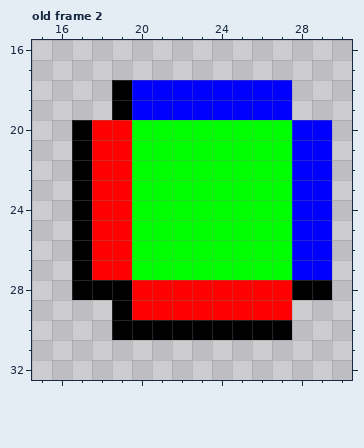
Edited in one commit: pixel-art file (public/assets/graphics/snek-apple.ase). This is how it looked before the edit.
48x48 pixels, 2 frames. Shown: old frame 2: x 15..30, y 16..32. The commit also changed other frames, which this record leaves out.
Once edited:
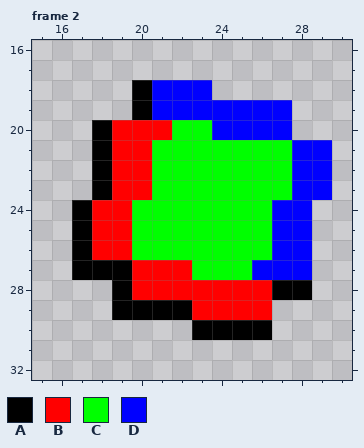
Palette (. is transparent): A #000000  B #ff0000  C #00ff00  D #0000ff
A new or re-ordered frame is compared with the old frame closest to it.
Difference:
frames 2 -> 12
layer "ctx" added
layer "Layer 2" added
layer "Layer 1" removed
Frame 2 is new; against old frame 2:
y 18: x 19..20 AD -> .A; x 24..27 DDDD -> ....
y 19: x 19..20 AD -> .A
y 20: x 17..18 AB -> .A; x 20..21 CC -> BB; x 24..29 CCCCDD -> DDDD..
y 21..23: x 17..18 AB -> .A; x 20 C -> B
y 24..26: x 27 C -> D; x 29 D -> .
y 27: x 18..22 BBCCC -> AABBB; x 26..27 CC -> DD; x 29 D -> .
y 28: x 17..18 AA -> ..; x 27 B -> A; x 29 A -> .
y 29: x 20..22 BBB -> AAA; x 27 B -> .
y 30: x 19..22 AAAA -> ....; x 27 A -> .
Pixel boxes of the changes (left, top, right, bottom) in both pictures:
changed: (72, 80, 332, 340)
